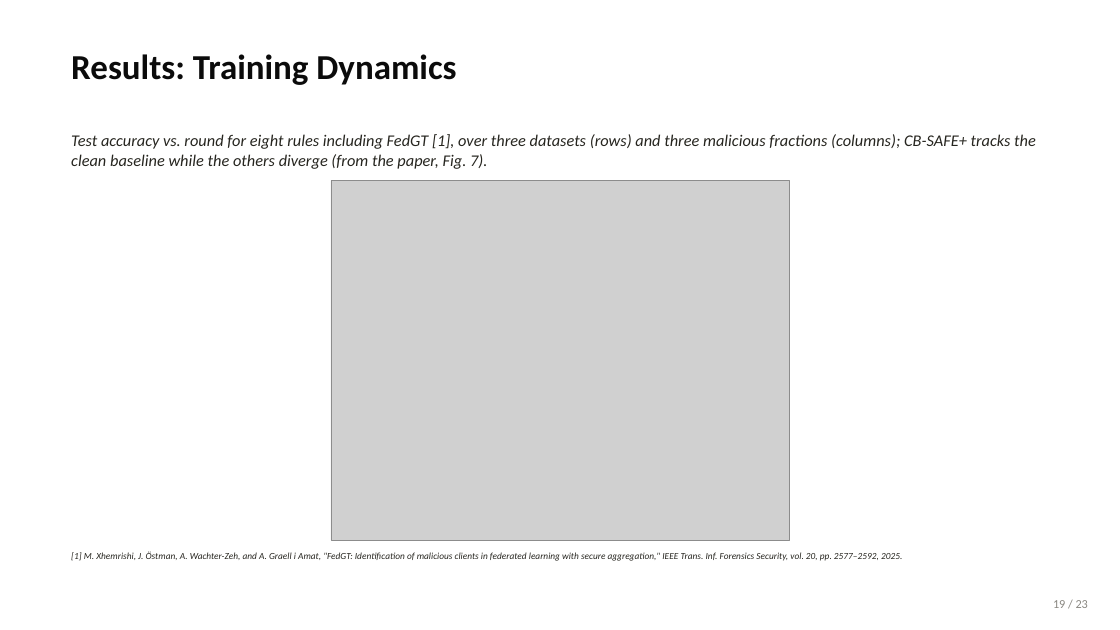
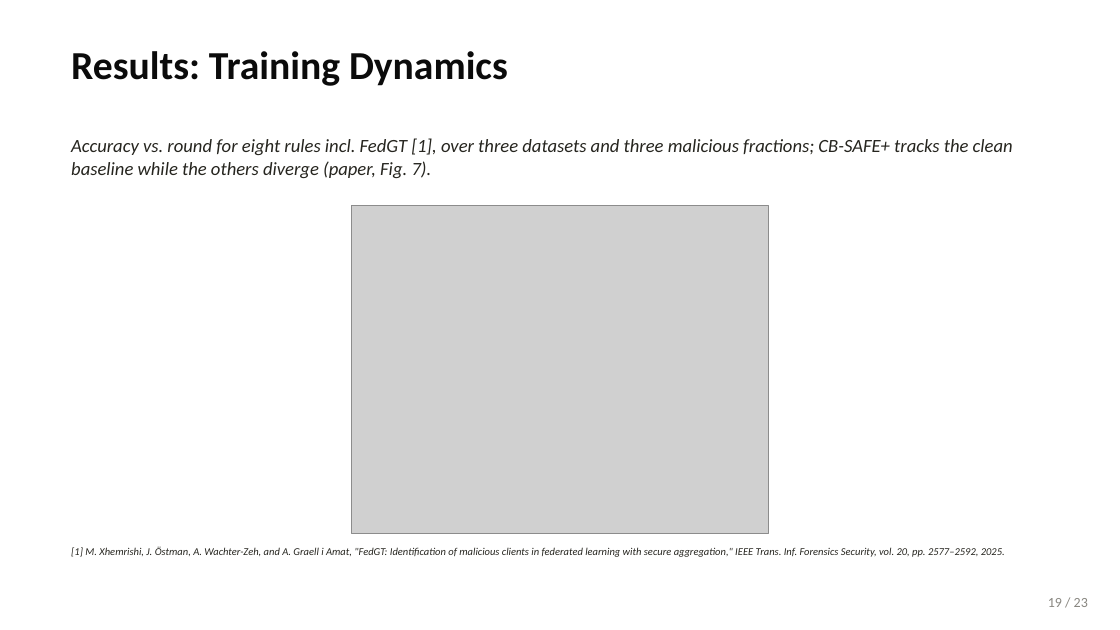
Before and after one commit to wshuv-o/cb-safe-draft, a slide deck: slide 20 of paper/cbsafe_deck.pptx. Drawn at 1120x630 pixels with LibreOffice and Linux fonts; fonts in the diff are those of the drawing; grey boxes stand for pictures. Boxes give left, top, right and bottom in pixels: in the first picture for what was removed or moved away, otherwise in the second. Text is boxed around its words. In the diff, an @@ line names an element or a change of style, - is before the commit and + after.

```diff
--- a/paper/cbsafe_deck.pptx
+++ b/paper/cbsafe_deck.pptx
@@ text "Results: Training Dynamics" at box(71, 51, 508, 86): size 30 to 34 pt @@
@@ text at box(71, 138, 1013, 178): text changed; size 14 to 16 pt @@
-Test accuracy vs. round for eight rules including FedGT [1], over three datasets (rows) and three malicious fractions (columns); CB-SAFE+ tracks the clean baseline while the others diverge (from the paper, Fig. 7).
+Accuracy vs. round for eight rules incl. FedGT [1], over three datasets and three malicious fractions; CB-SAFE+ tracks the clean baseline while the others diverge (paper, Fig. 7).
@@ picture: place and size @@
-picture at box(331, 181, 789, 540)
+picture at box(351, 206, 769, 534)
@@ text "[1] M. Xhemrishi, J. Östman, ..." at box(71, 547, 1005, 557): size 8 to 9 pt @@
@@ text "19 / 23" at box(1048, 598, 1088, 607): size 10.5 to 12 pt @@
```
Also in this commit, not shown: 23 other slides changed, 1 slide added, 1 slide removed, 27 other files.
